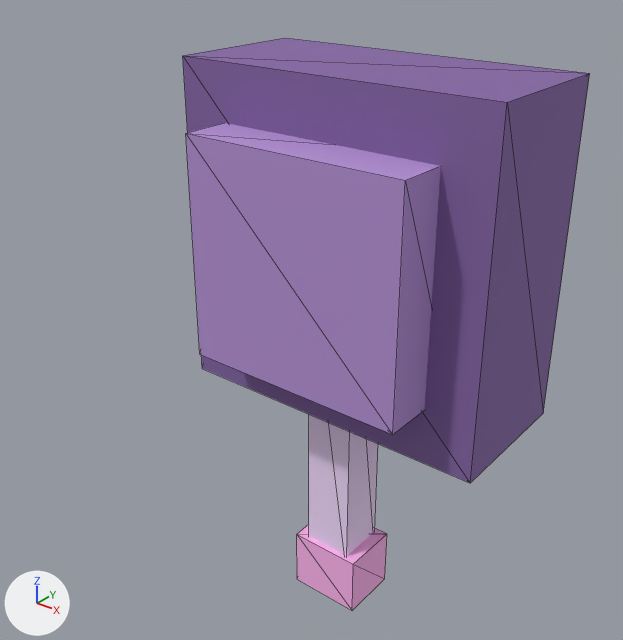
Before and after pictures for a commit that changed the glTF model MinecraftDungeonGodot/assets/minecraft_character_generator/turrets/crystal.glb.
The view is the same before and after, from a 50 mm lens placed at (1.8, -2.3, 0.73), pointed at (-0.26, 0.28, -0.87). Lighting does not change. The marker at lower left points along +X, +Y and +Z. The older version comes first. Both versions are drawn at frame 3 of the action 'Fire'; the numbers are the values there. Mesh edges are drawn as thin lines. Vertices at exactly the same position are counted once.

Objects in the first picture: 'barrel', 'base', 'head', 'muzzle'.
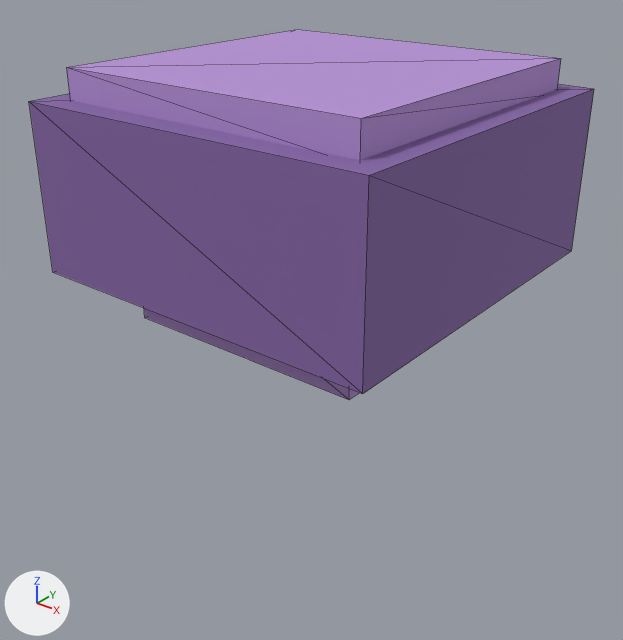
ob_recoiljoint is not drawn itself; it is the parent of ob_barrel, ob_muzzle.

Where the change shows, as pixel boxes [x1, y1, x2, y2] in the pictures (623 x 640 px):
'base', moved, rescaled
    before: [183, 38, 590, 483]
    after: [29, 84, 594, 394]
'head', rescaled
    before: [186, 123, 441, 435]
    after: [144, 308, 359, 400]
'base_trim', moved, rescaled (not visible before)
    after: [67, 30, 561, 160]
'barrel', moved, rescaled (not visible afterwards)
    before: [309, 414, 378, 556]
'muzzle', moved (not visible afterwards)
    before: [297, 524, 387, 610]

What changed in the scene script:
```text
Change me_cube:
    used by ob_base; parent = ob_turretroot; location = (0.0, 0.42, 0.0)
    remove me_cube.from_pydata(...)  # 8 vertices, 12 faces; spans x -0.9..0.9, y -0.4..0.4, z -0.9..0.9
    add me_cube.from_pydata(...)  # 8 vertices, 12 faces; spans x -0.9..0.9, y -0.9..0.9, z -0.4..0.4
    me_cube part 1: the whole mesh is scaled about its middle by (1, 2.25, 0.444)
Change me_cube_001:
    used by ob_base_trim; parent = ob_turretroot; location = (0.0, 0.88, 0.0)
    remove me_cube_001.from_pydata(...)  # 8 vertices, 12 faces; spans x -0.77..0.77, y -0.08..0.08, z -0.77..0.77
    add me_cube_001.from_pydata(...)  # 8 vertices, 12 faces; spans x -0.77..0.77, y -0.77..0.77, z -0.08..0.08
    me_cube_001 part 2: the whole mesh is scaled about its middle by (1, 9.69, 0.103)
Change me_cube_002:
    used by ob_head; parent = ob_yawjoint; location = (0.0, 0.0, 0.0)
    remove me_cube_002.from_pydata(...)  # 8 vertices, 12 faces; spans x -0.625..0.625, y -0.25..0.25, z -0.6..0.6
    add me_cube_002.from_pydata(...)  # 8 vertices, 12 faces; spans x -0.625..0.625, y -0.6..0.6, z -0.25..0.25
    me_cube_002 part 3: the whole mesh is scaled about its middle by (1, 2.4, 0.417)
Change me_cube_004:
    used by ob_barrel; parent = ob_recoiljoint; location = (0.0, 0.0, -0.98)
    remove me_cube_004.from_pydata(...)  # 8 vertices, 12 faces; spans x -0.14..0.14, y -0.14..0.14, z -0.95..0.95
    add me_cube_004.from_pydata(...)  # 8 vertices, 12 faces; spans x -0.14..0.14, y -0.95..0.95, z -0.14..0.14
    me_cube_004 part 4: the whole mesh is scaled about its middle by (1, 6.79, 0.147)
Change ob_base:
    ob_base.location: (0.0, 0.42, 0.0) -> (0.0, 0.0, 0.42)
Change ob_base_trim:
    ob_base_trim.location: (0.0, 0.88, 0.0) -> (0.0, 0.0, 0.88)
Change ob_recoiljoint:
    ob_recoiljoint.location: (0.0, 0.224, 0.0) -> (0.0, 0.0, 0.224)
Change ob_barrel:
    ob_barrel.location: (0.0, 0.0, -0.98) -> (0.0, 0.98, 0.0)
Change ob_muzzle:
    ob_muzzle.location: (0.0, 0.0, -1.98) -> (0.0, 1.98, 0.0)
```
